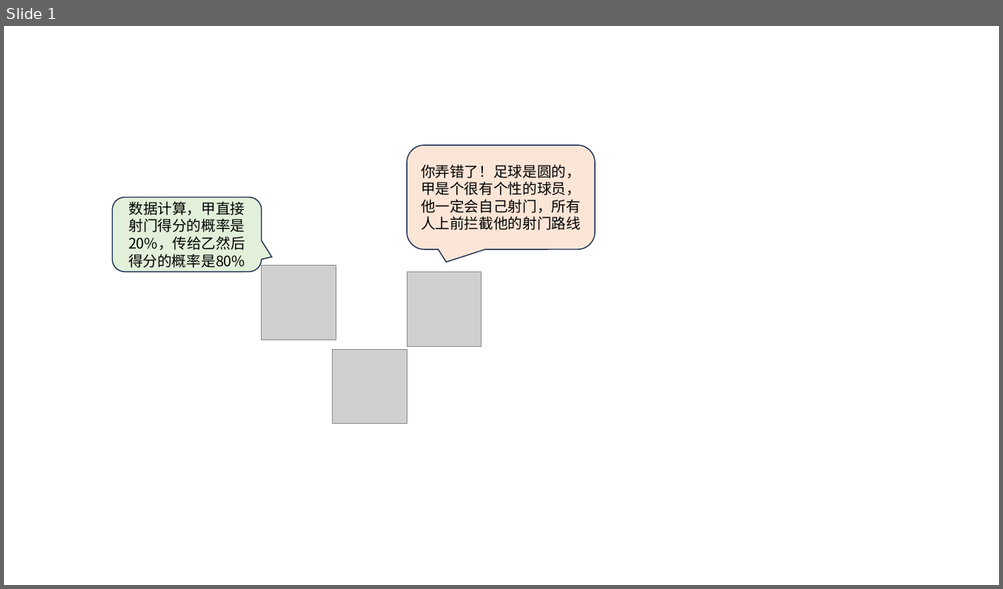
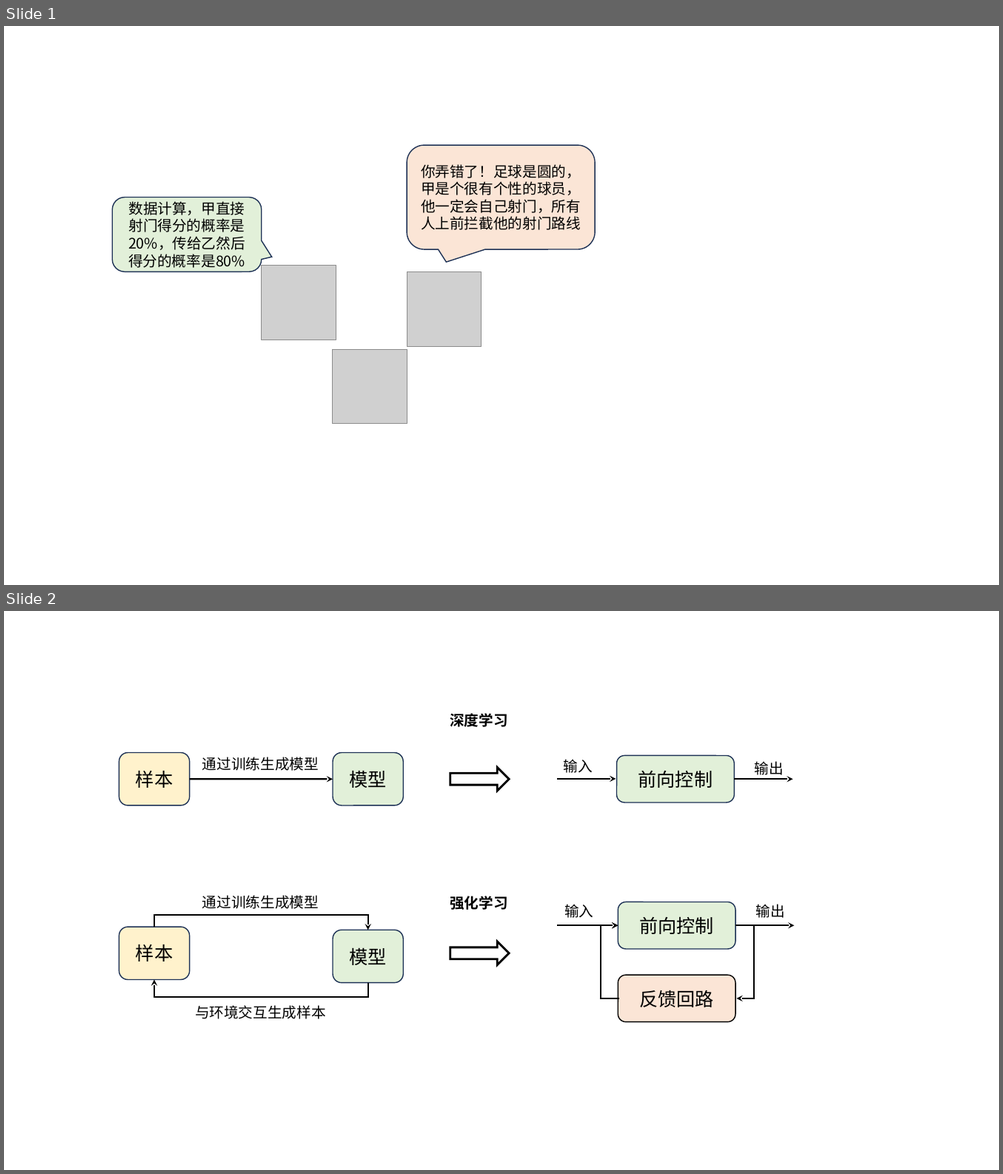
Before and after one commit to datawhalechina/joyrl-book, a slide deck: docs/ch6/main.pptx. Shown one above the other, each under a label of ours: slide 1 before the commit, slides 1 and 2 after it. The pictures are 1003x589 and 1003x1174 pixels, drawn with LibreOffice and Linux fonts; fonts in the diff are those of the drawing; grey boxes stand for pictures. Boxes give left, top, right and bottom in pixels: in the first picture for what was removed or moved away, otherwise in the second. Text is boxed around its words. In the diff, an @@ line names an element or a change of style, - is before the commit and + after.

```diff
--- a/docs/ch6/main.pptx
+++ b/docs/ch6/main.pptx
@@ slide 2 added at [4, 611, 999, 1170], background #FFFFFF @@
@@ text added at [449, 713, 507, 727], 14 pt, text #000000, bold @@
+深度学习
@@ rounded rectangle added at [119, 753, 189, 806], fill #FFF2CC, outline #1E3256 1 pt, 18 pt, text #000000 @@
+样本
@@ text added at [202, 757, 318, 771], 14 pt, text #000000 @@
+通过训练生成模型
@@ rounded rectangle added at [333, 753, 403, 806], fill #E2F0D9, outline #1E3256 1 pt, 18 pt, text #000000 @@
+模型
@@ text added at [563, 759, 592, 773], 14 pt, text #000000 @@
+输入
@@ rounded rectangle added at [617, 756, 734, 803], fill #E2F0D9, outline #1E3256 1 pt, 18 pt, text #000000 @@
+前向控制
@@ text added at [754, 761, 783, 775], 14 pt, text #000000 @@
+输出
@@ arrow added from (190, 779) to (333, 779), #000000 1.5 pt @@
@@ right arrow added at [450, 768, 509, 791], fill #FFFFFF, outline #000000 2 pt @@
@@ arrow added from (557, 779) to (616, 779), #000000 1.5 pt @@
@@ arrow added from (734, 779) to (793, 779), #000000 1.5 pt @@
@@ text added at [202, 895, 318, 909], 14 pt, text #000000 @@
+通过训练生成模型
@@ text added at [449, 896, 507, 910], 14 pt, text #000000, bold @@
+强化学习
@@ elbow arrow added from (154, 927) to (368, 931), #000000 1.5 pt @@
@@ text added at [564, 904, 593, 918], 14 pt, text #000000 @@
+输入
@@ rounded rectangle added at [618, 902, 735, 949], fill #E2F0D9, outline #1E3256 1 pt, 18 pt, text #000000 @@
+前向控制
@@ text added at [756, 904, 785, 918], 14 pt, text #000000 @@
+输出
@@ rounded rectangle added at [119, 927, 189, 980], fill #FFF2CC, outline #1E3256 1 pt, 18 pt, text #000000 @@
+样本
@@ rounded rectangle added at [333, 931, 403, 983], fill #E2F0D9, outline #1E3256 1 pt, 18 pt, text #000000 @@
+模型
@@ right arrow added at [450, 942, 509, 965], fill #FFFFFF, outline #000000 2 pt @@
@@ arrow added from (557, 925) to (618, 925), #000000 1.5 pt @@
@@ elbow arrow added from (619, 999) to (618, 925), #000000 1.5 pt @@
@@ arrow added from (735, 925) to (794, 925), #000000 1.5 pt @@
@@ elbow arrow added from (735, 925) to (737, 999), #000000 1.5 pt @@
@@ elbow arrow added from (368, 983) to (154, 980), #000000 1.5 pt @@
@@ rounded rectangle added at [618, 975, 735, 1022], fill #FBE5D6, outline #000000 1 pt, 18 pt, text #000000 @@
+反馈回路
@@ text added at [195, 1005, 326, 1019], 14 pt, text #000000 @@
+与环境交互生成样本
```
Also in this commit, not shown: 1 other slide added, 1 slide removed, 3 other files.
